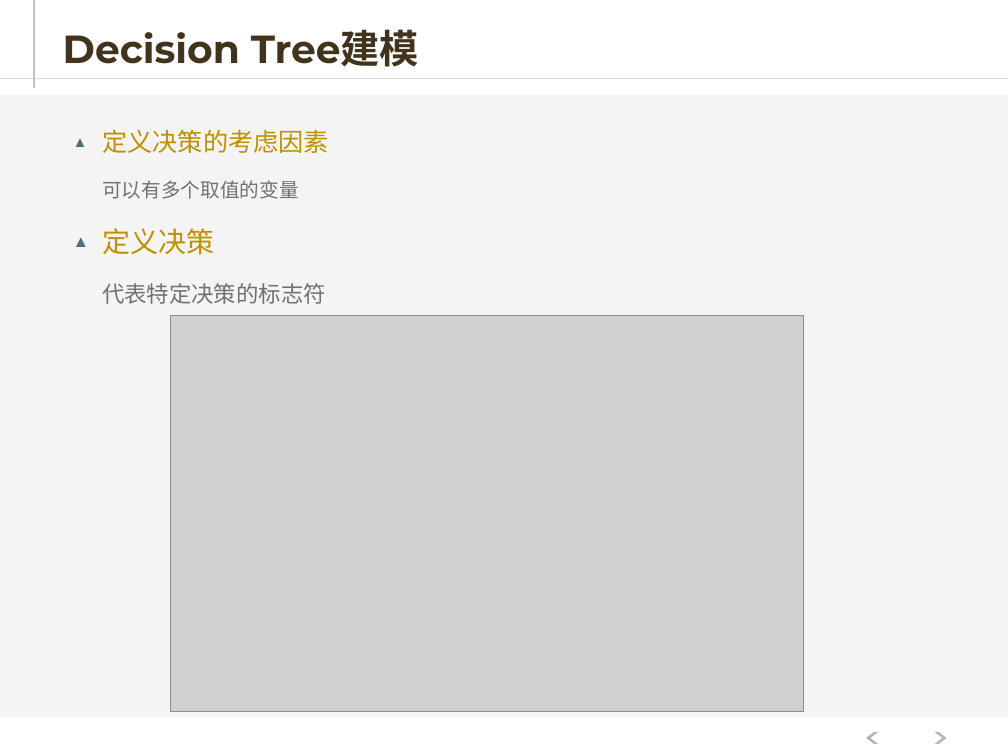
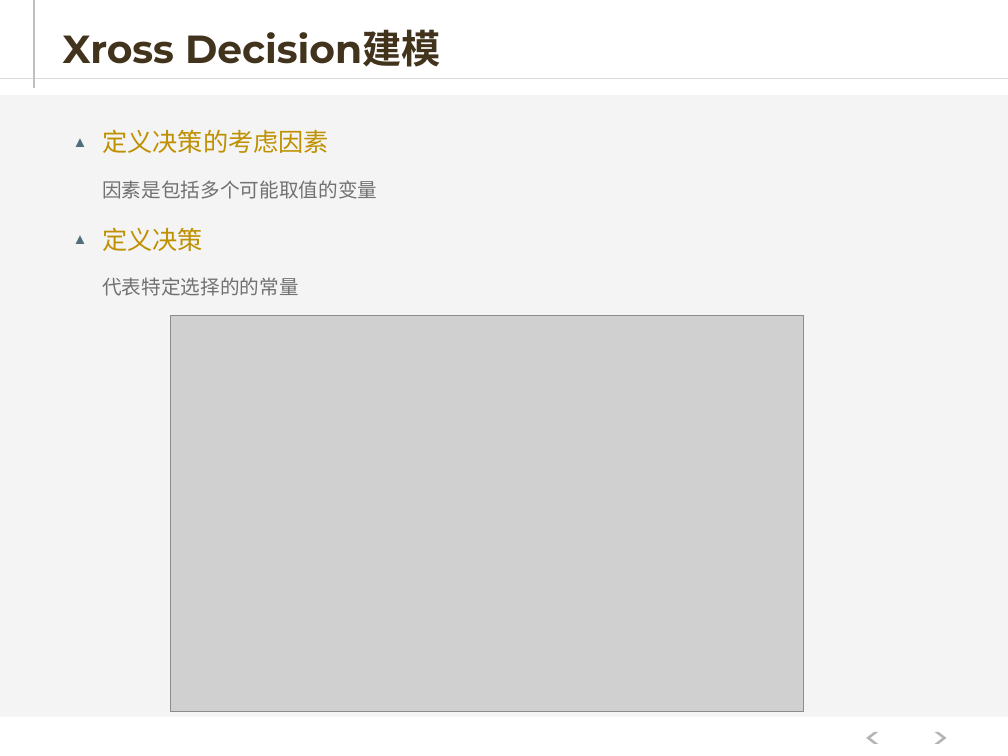
Before and after one commit to hejiehui/xross-tools-installer, a slide deck: slide 32 of doc/X-Series - 中文.pptx (slide 29 before the commit). Drawn at 1008x756 pixels with LibreOffice and Linux fonts; fonts in the diff are those of the drawing; grey boxes stand for pictures. Boxes give left, top, right and bottom in pixels: in the first picture for what was removed or moved away, otherwise in the second. Text is boxed around its words. In the diff, an @@ line names an element or a change of style, - is before the commit and + after.

```diff
--- a/doc/X-Series - 中文.pptx
+++ b/doc/X-Series - 中文.pptx
@@ title at box(63, 29, 440, 67): text changed @@
-Decision Tree建模
+Xross Decision建模
@@ text at box(102, 180, 377, 199): text changed @@
-    可以有多个取值的变量
+    因素是包括多个可能取值的变量
@@ text at box(102, 227, 203, 251): size 20 to 18 pt in "定义决策" @@
@@ text at box(102, 277, 298, 296): text changed; size 16 to 14 pt @@
-    代表特定决策的标志符
+    代表特定选择的的常量
```
Also in this commit, not shown: 27 other slides changed, 11 slides added, 9 slides removed, 1 other file.
